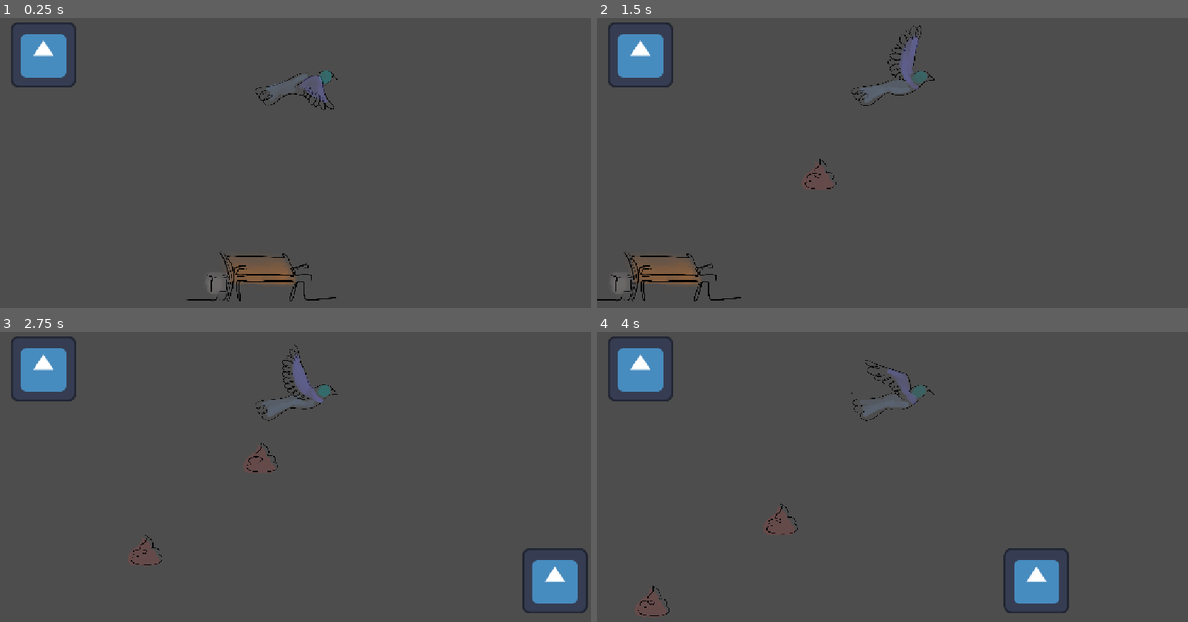
Above: before the commit, frames 1-4 (two rows, left to right).
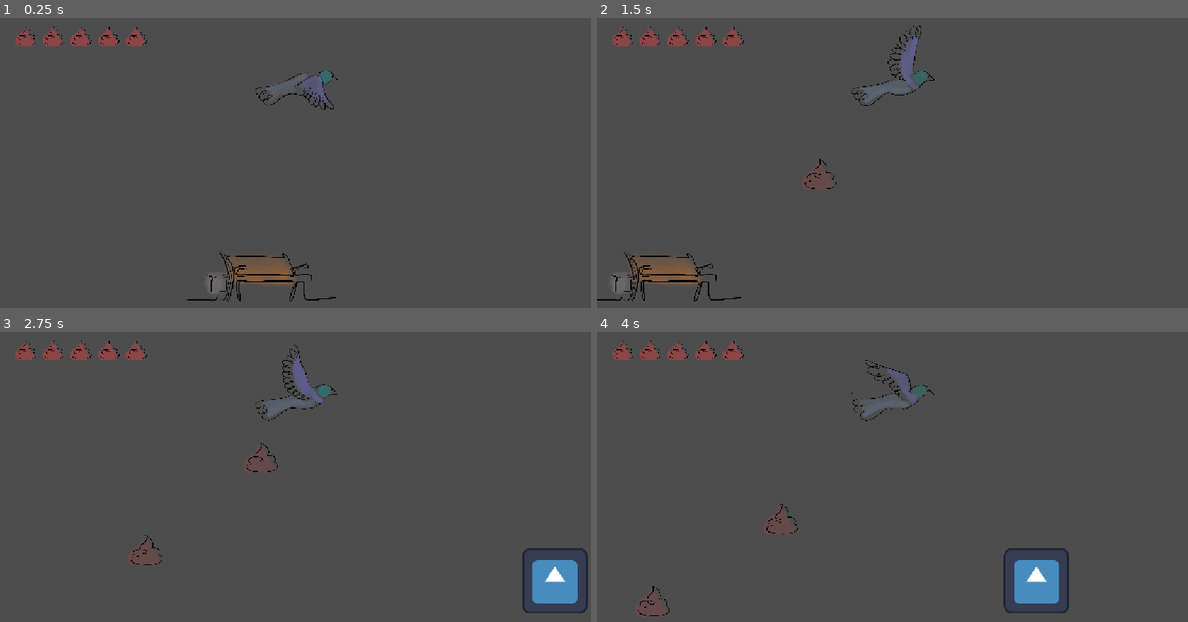
Above: after the commit, the same moments.

Repository: Argonbart/1Kackspiel
Game: Godot game, scene res://scenes/world.tscn
The game is run twice, just before and just after one commit, with the same random seed, the same clock (stepped at 60 frames per second) and the same inputs. The engine's default icon, where the game draws it, is replaced by a stand-in: a white triangle on a blue panel in a dark square.
Inputs (mouse positions are in pixels of both pictures, inside the frame that each line leads up to):
- Up to frame 1 (0.25 s): no input
- Up to frame 2 (1.5 s): move the mouse to (1022, 160) at 0.52 s; click (1022, 160) at 0.67 s; move the mouse to (774, 194) at 1.27 s; click (774, 194) at 1.42 s
- Up to frame 3 (2.75 s): move the mouse to (354, 419) at 2.02 s; click (354, 419) at 2.17 s
- Up to frame 4 (4 s): move the mouse to (862, 558) at 2.77 s; click (862, 558) at 2.92 s; move the mouse to (1069, 540) at 3.52 s; click (1069, 540) at 3.67 s

The runs differ from the first frame. In frame 1, 1.9% of the frame differs, in the area x 1-25%, y 1-24%; in frame 2, 1.9%; in frame 3, 1.9%; in frame 4, 1.9%.

Commit message:
Add first ui elements

Diff:
--- a/1kackspiel/scenes/ui.tscn
+++ b/1kackspiel/scenes/ui.tscn
@@ -1,21 +1,86 @@
-[gd_scene load_steps=2 format=3 uid="uid://5kpma8i70u3"]
+[gd_scene load_steps=3 format=3 uid="uid://5kpma8i70u3"]
 
-[ext_resource type="Texture2D" uid="uid://b3qqm72k53syp" path="res://assets/icon.svg" id="1_nt7q6"]
+[ext_resource type="Texture2D" uid="uid://bop7sv3ajsy1p" path="res://assets/poop_munition_outline.png" id="1_nt7q6"]
+[ext_resource type="Texture2D" uid="uid://dlm8sgwh3kl1y" path="res://assets/poop_munition_shape.png" id="1_x4jx1"]
 
 [node name="UI" type="CanvasLayer"]
 
-[node name="Container" type="Container" parent="."]
-anchors_preset = 15
-anchor_right = 1.0
-anchor_bottom = 1.0
-grow_horizontal = 2
-grow_vertical = 2
-
-[node name="MarginContainer" type="MarginContainer" parent="Container"]
-layout_mode = 2
+[node name="MarginContainer" type="MarginContainer" parent="."]
+offset_right = 286.0
+offset_bottom = 70.0
 theme_override_constants/margin_left = 20
 theme_override_constants/margin_top = 20
 
-[node name="TextureRect" type="TextureRect" parent="Container/MarginContainer"]
+[node name="HBoxContainer" type="HBoxContainer" parent="MarginContainer"]
+custom_minimum_size = Vector2(0, 50)
 layout_mode = 2
+
+[node name="PoopContainerColor1" type="TextureRect" parent="MarginContainer/HBoxContainer"]
+layout_mode = 2
+size_flags_horizontal = 3
+texture = ExtResource("1_x4jx1")
+expand_mode = 2
+
+[node name="PoopContainer1" type="TextureRect" parent="MarginContainer/HBoxContainer/PoopContainerColor1"]
+layout_mode = 2
+offset_right = 50.0
+offset_bottom = 50.0
+size_flags_horizontal = 3
 texture = ExtResource("1_nt7q6")
+expand_mode = 2
+
+[node name="PoopContainerColor2" type="TextureRect" parent="MarginContainer/HBoxContainer"]
+layout_mode = 2
+size_flags_horizontal = 3
+texture = ExtResource("1_x4jx1")
+expand_mode = 2
+
+[node name="PoopContainer1" type="TextureRect" parent="MarginContainer/HBoxContainer/PoopContainerColor2"]
+layout_mode = 2
+offset_right = 50.0
+offset_bottom = 50.0
+size_flags_horizontal = 3
+texture = ExtResource("1_nt7q6")
+expand_mode = 2
+
+[node name="PoopContainerColor3" type="TextureRect" parent="MarginContainer/HBoxContainer"]
+layout_mode = 2
+size_flags_horizontal = 3
+texture = ExtResource("1_x4jx1")
+expand_mode = 2
+
+[node name="PoopContainer1" type="TextureRect" parent="MarginContainer/HBoxContainer/PoopContainerColor3"]
+layout_mode = 2
+offset_right = 50.0
+offset_bottom = 50.0
+size_flags_horizontal = 3
+texture = ExtResource("1_nt7q6")
+expand_mode = 2
+
+[node name="PoopContainerColor4" type="TextureRect" parent="MarginContainer/HBoxContainer"]
+layout_mode = 2
+size_flags_horizontal = 3
+texture = ExtResource("1_x4jx1")
+expand_mode = 2
+
+[node name="PoopContainer1" type="TextureRect" parent="MarginContainer/HBoxContainer/PoopContainerColor4"]
+layout_mode = 2
+offset_right = 50.0
+offset_bottom = 50.0
+size_flags_horizontal = 3
+texture = ExtResource("1_nt7q6")
+expand_mode = 2
+
+[node name="PoopContainerColor5" type="TextureRect" parent="MarginContainer/HBoxContainer"]
+layout_mode = 2
+size_flags_horizontal = 3
+texture = ExtResource("1_x4jx1")
+expand_mode = 2
+
+[node name="PoopContainer1" type="TextureRect" parent="MarginContainer/HBoxContainer/PoopContainerColor5"]
+layout_mode = 2
+offset_right = 50.0
+offset_bottom = 50.0
+size_flags_horizontal = 3
+texture = ExtResource("1_nt7q6")
+expand_mode = 2
